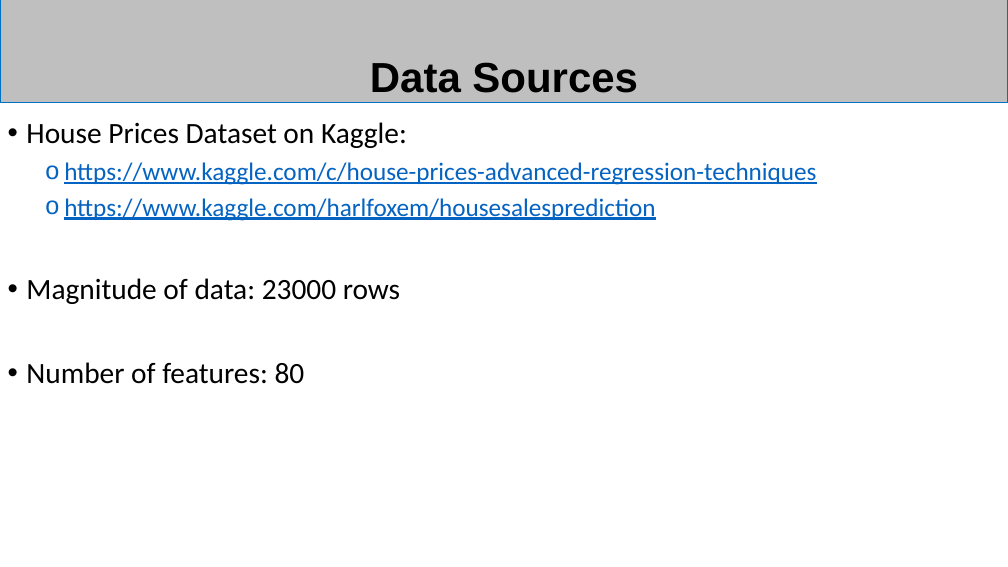
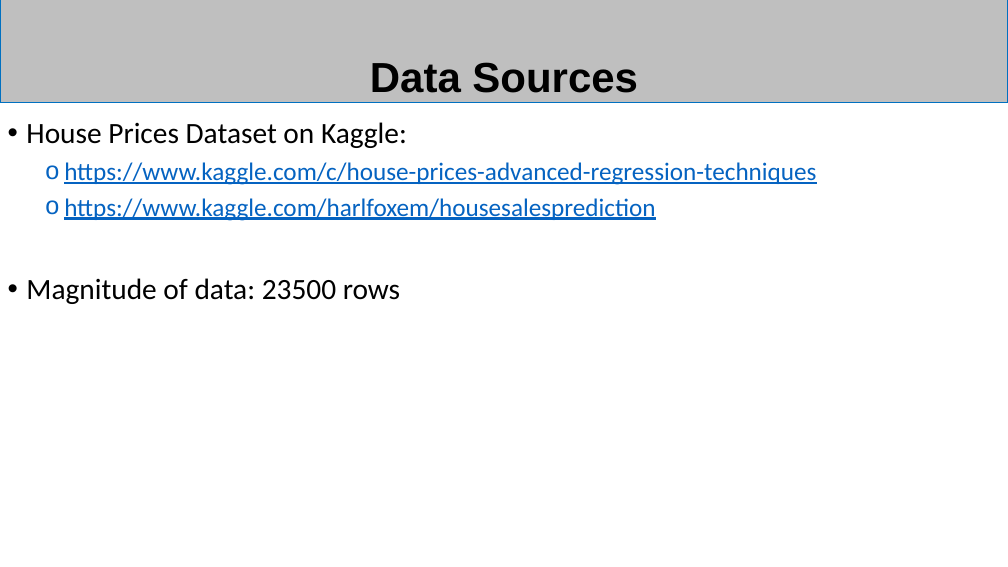
Before and after one commit to yingy4/ScalaProject_Team-6_Fall2017, a slide deck: slide 5 of Presentations/Planning_Presentation.pptx. Drawn at 1008x567 pixels with LibreOffice and Linux fonts; fonts in the diff are those of the drawing. Boxes give left, top, right and bottom in pixels: in the first picture for what was removed or moved away, otherwise in the second. Text is boxed around its words. In the diff, an @@ line names an element or a change of style, - is before the commit and + after.

```diff
--- a/Presentations/Planning_Presentation.pptx
+++ b/Presentations/Planning_Presentation.pptx
@@ text at [26,278,400,304]: text changed @@
-• Magnitude of data: 23000 rows
-• Number of features: 80
+• Magnitude of data: 23500 rows
```
Also in this commit, not shown: 5 other slides changed.
